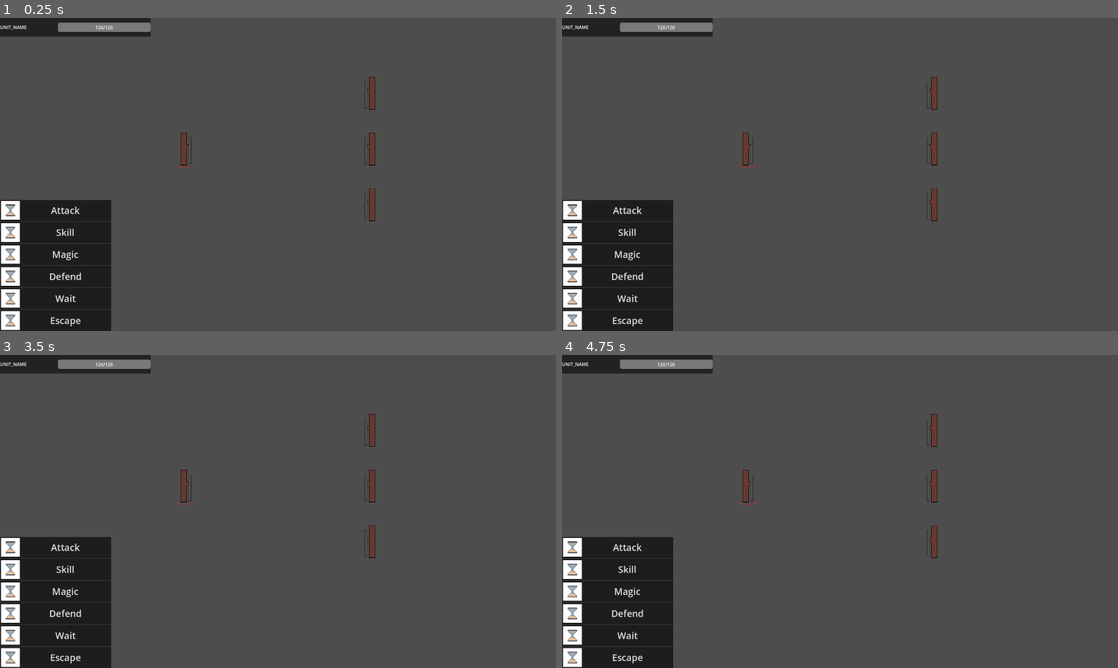
Above: before the commit, frames 1-4 (two rows, left to right).
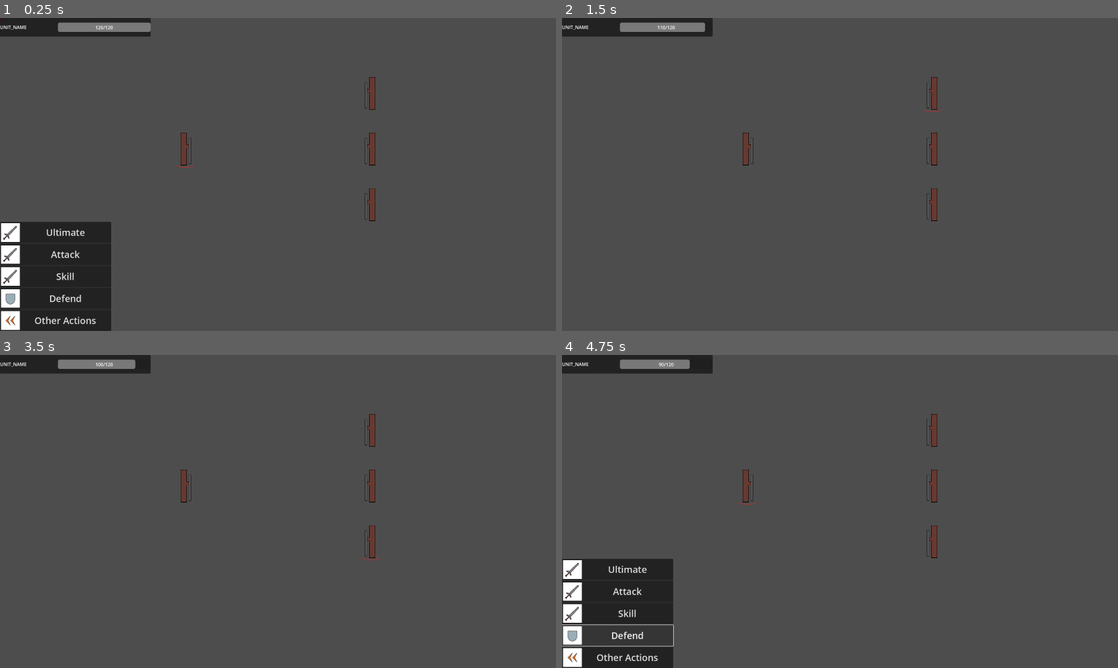
Above: after the commit, the same moments.

Repository: Tekkraft/miniRPG
Game: Godot game, scene res://scenes/game/battle_scene.tscn
Same seed, same stepped clock (60 frames per second), same inputs: the game is played once before the commit and once after it.
Inputs (mouse positions are in pixels of both pictures, inside the frame that each line leads up to):
- Up to frame 1 (0.25 s): no input
- Up to frame 2 (1.5 s): click "Attack" at 0.5 s; click (617, 321) at 1.25 s, where only the run after the commit has a clickable "Cancel"
- Up to frame 3 (3.5 s): click (55, 570) at 2 s, where only the run before the commit has a clickable "Skill"; click (55, 592) at 2.75 s, where only the run before the commit has a clickable "Magic"
- Up to frame 4 (4.75 s): click (617, 614) at 3.5 s, where only the run before the commit has a clickable "Defend"; click (617, 636) at 4.25 s, where only the run before the commit has a clickable "Wait"

The runs differ from the first frame. In frame 1, 2.1% of the frame differs, in the area x 0-20%, y 58-99%; in frame 2, 8.3%; in frame 3, 8.3%, in the area x 0-69%, y 0-100%; in frame 4, 2.5%.

Commit message:
Menu
NOTE: FIX CANCEL BUG not cancelling action when button pressed

Diff:
--- a/game/project.godot
+++ b/game/project.godot
@@ -29,6 +29,11 @@
 "events": [Object(InputEventMouseButton,"resource_local_to_scene":false,"resource_name":"","device":-1,"window_id":0,"a …(259 unchanged characters)…
 ]
 }
+battle_cancel={
+"deadzone": 0.5,
+"events": [Object(InputEventMouseButton,"resource_local_to_scene":false,"resource_name":"","device":-1,"window_id":0,"alt_pressed":false,"shift_pressed":false,"ctrl_pressed":false,"meta_pressed":false,"button_mask":2,"position":Vector2(523, 41),"global_position":Vector2(531, 125),"factor":1.0,"button_index":2,"canceled":false,"pressed":true,"double_click":false,"script":null)
+]
+}
 
 [rendering]
 
--- a/game/scenes/ui/battle_ui.tscn
+++ b/game/scenes/ui/battle_ui.tscn
@@ -30,21 +30,12 @@
 theme_override_constants/separation = 4
 
 [node name="ActionsContainer" type="PanelContainer" parent="MainUI"]
-custom_minimum_size = Vector2(32, 32)
+custom_minimum_size = Vector2(2.08165e-12, 2.08165e-12)
 layout_mode = 1
 anchors_preset = 2
 anchor_top = 1.0
 anchor_bottom = 1.0
-offset_top = -72.0
-offset_right = 384.0
 grow_vertical = 0
-
-[node name="ActionsList" type="VBoxContainer" parent="MainUI/ActionsContainer"]
-custom_minimum_size = Vector2(384, 72)
-layout_mode = 2
-size_flags_horizontal = 4
-size_flags_vertical = 4
-theme_override_constants/separation = 4
 
 [node name="CancelActions" type="VBoxContainer" parent="MainUI/ActionsContainer"]
 visible = false
@@ -60,76 +51,95 @@
 
 [node name="CombatActions" type="VBoxContainer" parent="MainUI/ActionsContainer"]
 visible = false
-custom_minimum_size = Vector2(384, 72)
+custom_minimum_size = Vector2(2.08165e-12, 2.08165e-12)
 layout_mode = 2
 size_flags_horizontal = 4
 size_flags_vertical = 4
 theme_override_constants/separation = 4
 
 [node name="UltimateButton" type="Button" parent="MainUI/ActionsContainer/CombatActions"]
+custom_minimum_size = Vector2(384, 64)
 layout_mode = 2
 theme_override_font_sizes/font_size = 32
 text = "Ultimate"
 icon = ExtResource("3_xung5")
 
 [node name="AttackButton" type="Button" parent="MainUI/ActionsContainer/CombatActions"]
+custom_minimum_size = Vector2(384, 64)
 layout_mode = 2
 theme_override_font_sizes/font_size = 32
 text = "Attack"
 icon = ExtResource("3_xung5")
 
 [node name="SkillButton" type="Button" parent="MainUI/ActionsContainer/CombatActions"]
+custom_minimum_size = Vector2(384, 64)
 layout_mode = 2
 theme_override_font_sizes/font_size = 32
 text = "Skill"
 icon = ExtResource("3_xung5")
 
 [node name="DefendButton" type="Button" parent="MainUI/ActionsContainer/CombatActions"]
+custom_minimum_size = Vector2(384, 64)
 layout_mode = 2
 theme_override_font_sizes/font_size = 32
 text = "Defend"
 icon = ExtResource("4_7nb1t")
 
 [node name="MoreButton" type="Button" parent="MainUI/ActionsContainer/CombatActions"]
+custom_minimum_size = Vector2(384, 64)
 layout_mode = 2
 theme_override_font_sizes/font_size = 32
 text = "Other Actions"
 icon = ExtResource("2_pjvdn")
 
-[node name="MoreActions" type="VBoxContainer" parent="MainUI/ActionsContainer"]
+[node name="ExtraActions" type="VBoxContainer" parent="MainUI/ActionsContainer"]
 visible = false
 layout_mode = 2
 
-[node name="FightButton" type="Button" parent="MainUI/ActionsContainer/MoreActions"]
+[node name="FightButton" type="Button" parent="MainUI/ActionsContainer/ExtraActions"]
+custom_minimum_size = Vector2(384, 64)
 layout_mode = 2
 theme_override_font_sizes/font_size = 32
 text = "Fight"
 icon = ExtResource("3_xung5")
 
-[node name="ItemButton" type="Button" parent="MainUI/ActionsContainer/MoreActions"]
+[node name="ItemButton" type="Button" parent="MainUI/ActionsContainer/ExtraActions"]
+custom_minimum_size = Vector2(384, 64)
 layout_mode = 2
 theme_override_font_sizes/font_size = 32
 text = "Item"
 icon = ExtResource("2_pjvdn")
 
-[node name="WaitButton" type="Button" parent="MainUI/ActionsContainer/MoreActions"]
+[node name="WaitButton" type="Button" parent="MainUI/ActionsContainer/ExtraActions"]
+custom_minimum_size = Vector2(384, 64)
 layout_mode = 2
 theme_override_font_sizes/font_size = 32
 text = "Wait"
 icon = ExtResource("2_mht14")
 
-[node name="EscapeButton" type="Button" parent="MainUI/ActionsContainer/MoreActions"]
+[node name="EscapeButton" type="Button" parent="MainUI/ActionsContainer/ExtraActions"]
+custom_minimum_size = Vector2(384, 64)
 layout_mode = 2
 theme_override_font_sizes/font_size = 32
 text = "Escape"
 icon = ExtResource("2_pjvdn")
 
 [node name="AbilityContainer" type="ScrollContainer" parent="MainUI/ActionsContainer"]
+visible = false
 custom_minimum_size = Vector2(2.08165e-12, 2.08165e-12)
 layout_mode = 2
 
-[node name="GridContainer" type="GridContainer" parent="MainUI/ActionsContainer/AbilityContainer"]
+[node name="AbilityGrid" type="GridContainer" parent="MainUI/ActionsContainer/AbilityContainer"]
 layout_mode = 2
 columns = 4
 
-[connection signal="pressed" from="MainUI/ActionsContainer/CancelActions/CancelButton" to="." method="_on_cancel_selected"]
+[connection signal="pressed" from="MainUI/ActionsContainer/CancelActions/CancelButton" to="." method="_on_cancel_button_pressed"]
+[connection signal="pressed" from="MainUI/ActionsContainer/CombatActions/UltimateButton" to="." method="_on_ultimate_button_pressed"]
+[connection signal="pressed" from="MainUI/ActionsContainer/CombatActions/AttackButton" to="." method="_on_attack_button_pressed"]
+[connection signal="pressed" from="MainUI/ActionsContainer/CombatActions/SkillButton" to="." method="_on_skill_button_pressed"]
+[connection signal="pressed" from="MainUI/ActionsContainer/CombatActions/DefendButton" to="." method="_on_defend_button_pressed"]
+[connection signal="pressed" from="MainUI/ActionsContainer/CombatActions/MoreButton" to="." method="_on_more_button_pressed"]
+[connection signal="pressed" from="MainUI/ActionsContainer/ExtraActions/FightButton" to="." method="_on_fight_button_pressed"]
+[connection signal="pressed" from="MainUI/ActionsContainer/ExtraActions/ItemButton" to="." method="_on_item_button_pressed"]
+[connection signal="pressed" from="MainUI/ActionsContainer/ExtraActions/WaitButton" to="." method="_on_wait_button_pressed"]
+[connection signal="pressed" from="MainUI/ActionsContainer/ExtraActions/EscapeButton" to="." method="_on_escape_button_pressed"]
--- a/game/scripts/battle_handler.gd
+++ b/game/scripts/battle_handler.gd
@@ -23,11 +23,8 @@
 	load_unit(test_stats, false)
 	space_units(get_node("PlayerUnits"))
 	space_units(get_node("EnemyUnits"))
-	(get_node("BattleUI") as BattleUI).create_standard_actions()
 	(get_node("BattleUI") as BattleUI).basicAttackSelected.connect(_on_basic_attack)
 	(get_node("BattleUI") as BattleUI).buttonSelected.connect(_on_battle_action_selected)
-
-	(get_node("BattleUI") as BattleUI).hide_actions()
 
 	# Start the initative queue
 	(get_node("InitativeQueue") as InitiativeQueue).step_until_ready()
@@ -43,6 +40,9 @@
 
 
 func _input(event):
+	if selecting and event.is_action_pressed("battle_cancel"):
+		selecting = false
+
 	if selecting and event.is_action_pressed("battle_select"):
 		var target = find_closest_unit()
 		if not target == null:
@@ -143,7 +143,7 @@
 	#marker.show()
 	marker.position = unit.get_node("PositionFlags/ActivationPosition").global_position
 	if unit.is_player():
-		(get_node("BattleUI") as BattleUI).show_standard_actions()
+		(get_node("BattleUI") as BattleUI).show_combat_actions()
 	else:
 		ai_step()
 
@@ -158,10 +158,11 @@
 func _on_action_activated():
 	selected_unit = null
 	hide_selector()
+	(get_node("BattleUI") as BattleUI).hide_all_actions()
 	(get_node("InitativeQueue") as InitiativeQueue).step_until_ready()
 
 
-func _on_basic_attack(data):
+func _on_basic_attack():
 	set_targets(false)
 	await targetSelected
 	attack(active_unit, selected_unit, basic_attack)
--- a/game/scripts/battle_ui.gd
+++ b/game/scripts/battle_ui.gd
@@ -2,22 +2,21 @@
 extends CanvasLayer
 
 signal buttonSelected
+signal actionCanceled
 signal basicAttackSelected
 signal abilityAttackSelected
 
 var unit_hp_bar = preload("res://scenes/ui/health_indicator.tscn")
 var action_button = preload("res://scenes/ui/action_button.tscn")
 
-var test = 0
+var last_menu_state = MenuState.COMBAT
 
-var MainActions = [
-	"Attack",
-	"Skill",
-	"Magic",
-	"Defend",
-	"Wait",
-	"Escape"
-]
+enum MenuState {
+	COMBAT,
+	EXTRA,
+	SKILL,
+	ITEM
+}
 
 # Called when the node enters the scene tree for the first time.
 func _ready():
@@ -35,45 +34,88 @@
 	get_node("MainUI/UnitHealthContainer/UnitHealthList").add_child(new_hp_bar)
 
 
-func create_actions(actions):
-	var action_list = []
-	for action in actions:
-		var new_action_button = action_button.instantiate() as ActionButton
-		new_action_button.setup(action)
-		get_node("MainUI/ActionsContainer/ActionsList").add_child(new_action_button)
-		action_list.append([action, new_action_button])
-	return action_list
+func add_abilities(abilities):
+	var abilities_list = []
+	for ability in abilities:
+		var new_ability_button = action_button.instantiate() as ActionButton
+		new_ability_button.setup(ability)
+		get_node("MainUI/ActionsContainer/AbilityContainer/AbilityGrid").add_child(new_ability_button)
+		abilities_list.append([ability, new_ability_button])
+	return abilities_list
 
 
-func create_standard_actions():
-	var action_list = []
-	for action in MainActions:
-		var new_action_button = action_button.instantiate() as ActionButton
-		new_action_button.setup(action)
-		new_action_button.actionSelected.connect(_on_sub_button_pressed)
-		get_node("MainUI/ActionsContainer/ActionsList").add_child(new_action_button)
-		action_list.append([action, new_action_button])
-	return action_list
+func show_cancel_actions():
+	hide_all_actions()
+	get_node("MainUI/ActionsContainer/CancelActions").show()
 
 
-func show_standard_actions():
-	(get_node("MainUI/ActionsContainer") as PanelContainer).show()
+func show_combat_actions():
+	last_menu_state = MenuState.COMBAT
+	hide_all_actions()
+	get_node("MainUI/ActionsContainer/CombatActions").show()
 
 
-func hide_actions():
-	(get_node("MainUI/ActionsContainer") as PanelContainer).hide()
+func show_extra_actions():
+	last_menu_state = MenuState.EXTRA
+	hide_all_actions()
+	get_node("MainUI/ActionsContainer/ExtraActions").show()
 
 
-# Passes a signal further upstream if needed or change ui if not
-# Encode args as [action_type, OTHER_ARGS*]
-func _on_sub_button_pressed(data):
-	hide_actions()
-	if data[0] == "MainAction" and data[1] == "Attack":
-		print("basic")
-		emit_signal("basicAttackSelected", data)
-	else:
-		emit_signal("buttonSelected", data)
+func hide_all_actions():
+	get_node("MainUI/ActionsContainer/CancelActions").hide()
+	get_node("MainUI/ActionsContainer/CombatActions").hide()
+	get_node("MainUI/ActionsContainer/ExtraActions").hide()
+	get_node("MainUI/ActionsContainer/AbilityContainer").hide()
 
 
-func _on_cancel_selected():
+# Preset action buttons
+
+func _on_cancel_button_pressed():
+	emit_signal("actionCanceled")
+	match last_menu_state:
+		MenuState.COMBAT:
+			show_combat_actions()
+		MenuState.EXTRA:
+			show_extra_actions()
+		MenuState.SKILL:
+			pass
+		MenuState.ITEM:
+			pass
+
+
+
+func _on_ultimate_button_pressed():
 	pass # Replace with function body.
+
+
+func _on_attack_button_pressed():
+	emit_signal("basicAttackSelected")
+	show_cancel_actions()
+
+
+func _on_skill_button_pressed():
+	pass # Replace with function body.
+
+
+func _on_defend_button_pressed():
+	pass # Replace with function body.
+
+
+func _on_more_button_pressed():
+	pass # Replace with function body.
+
+
+func _on_fight_button_pressed():
+	pass # Replace with function body.
+
+
+func _on_item_button_pressed():
+	pass # Replace with function body.
+
+
+func _on_wait_button_pressed():
+	pass # Replace with function body.
+
+
+func _on_escape_button_pressed():
+	pass # Replace with function body.
